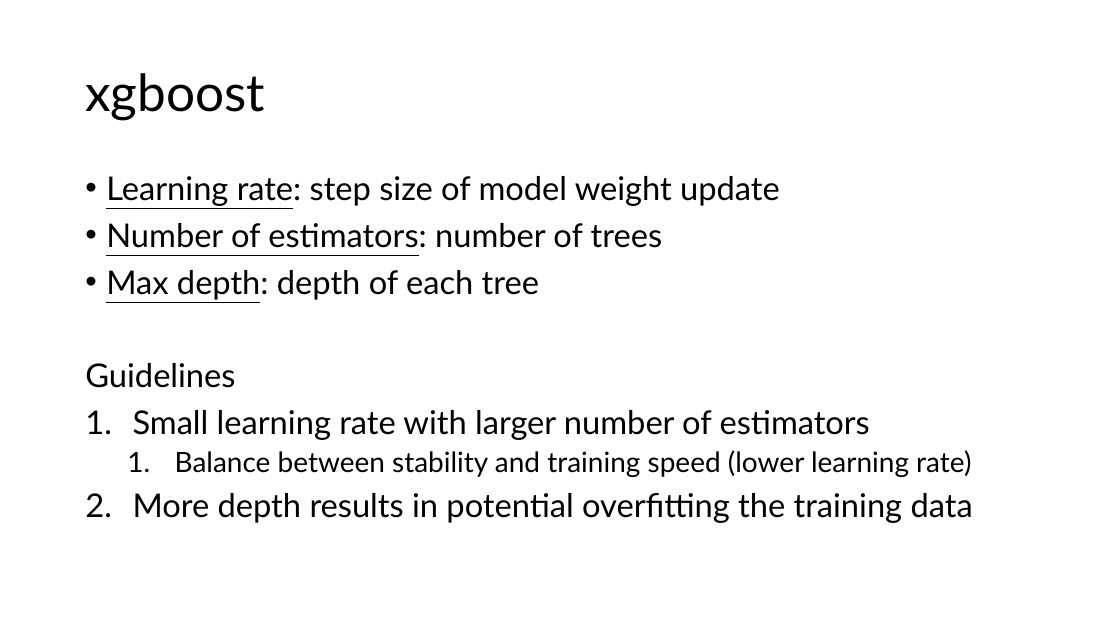
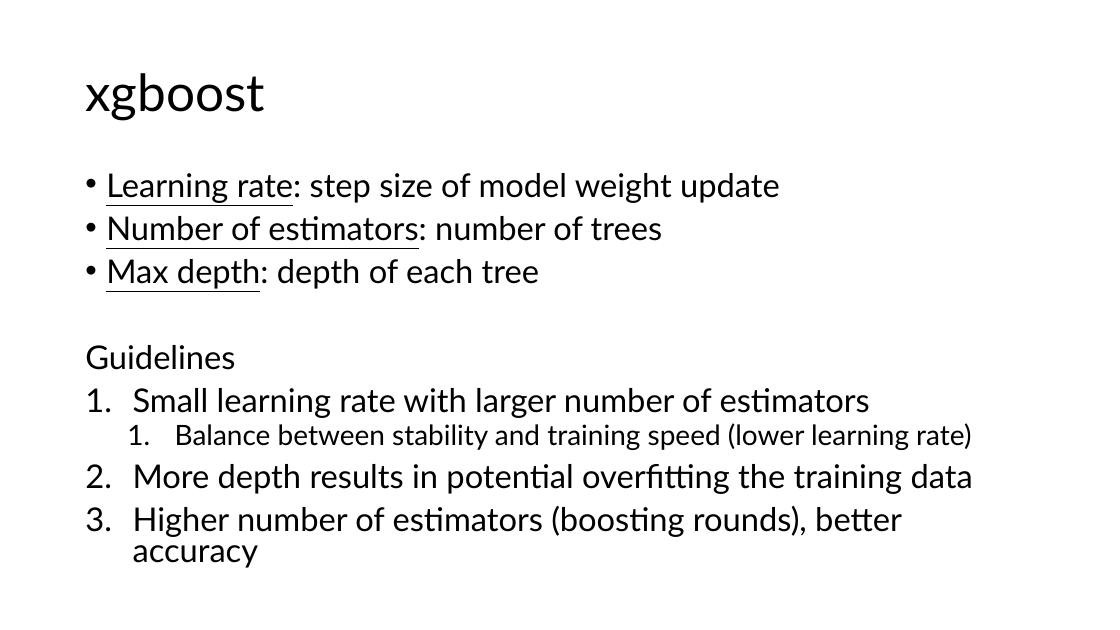
Before and after one commit to amitsaha/optuna-demo, a slide deck: slide 7 of Hyperparameter optimization using Optuna.pptx. Drawn at 1120x630 pixels with LibreOffice and Linux fonts; fonts in the diff are those of the drawing. Boxes give left, top, right and bottom in pixels: in the first picture for what was removed or moved away, otherwise in the second. Text is boxed around its words. In the diff, an @@ line names an element or a change of style, - is before the commit and + after.

```diff
--- a/Hyperparameter optimization using Optuna.pptx
+++ b/Hyperparameter optimization using Optuna.pptx
@@ text at [85, 173, 973, 494]: line spacing 0.9 to 0.8 @@
@@ text at [133, 506, 902, 568]: paragraph added @@
+3. Higher number of estimators (boosting rounds), better accuracy
```
Also in this commit, not shown: 2 other slides changed, 3 slides added, 4 other files.
